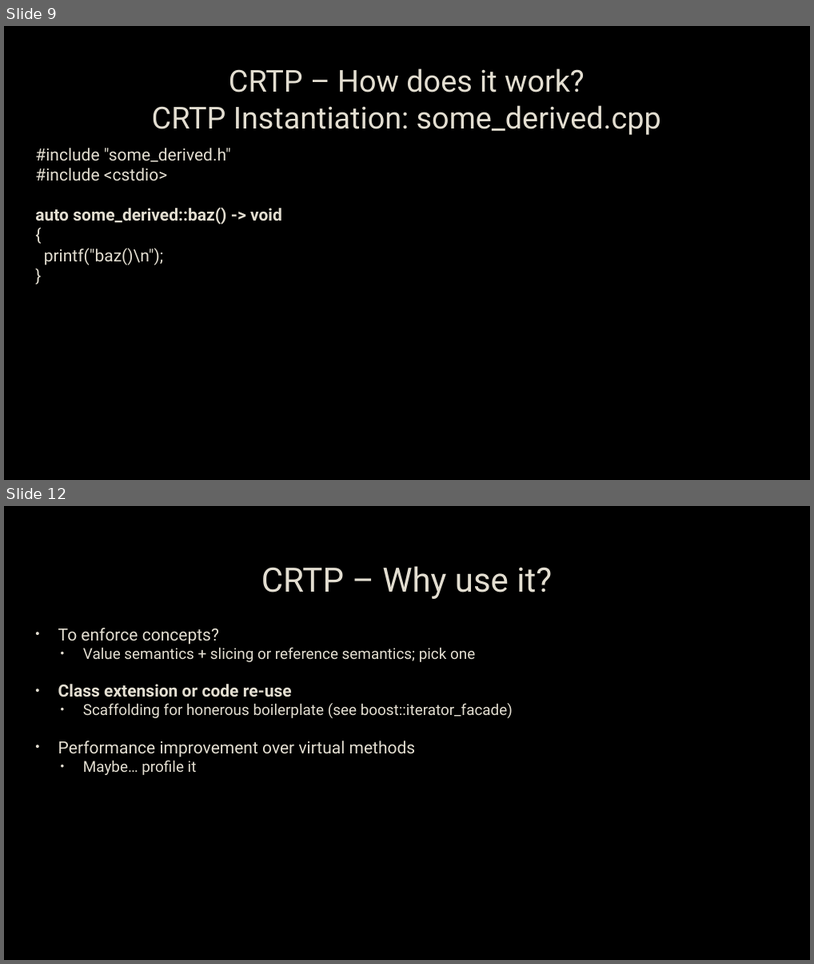
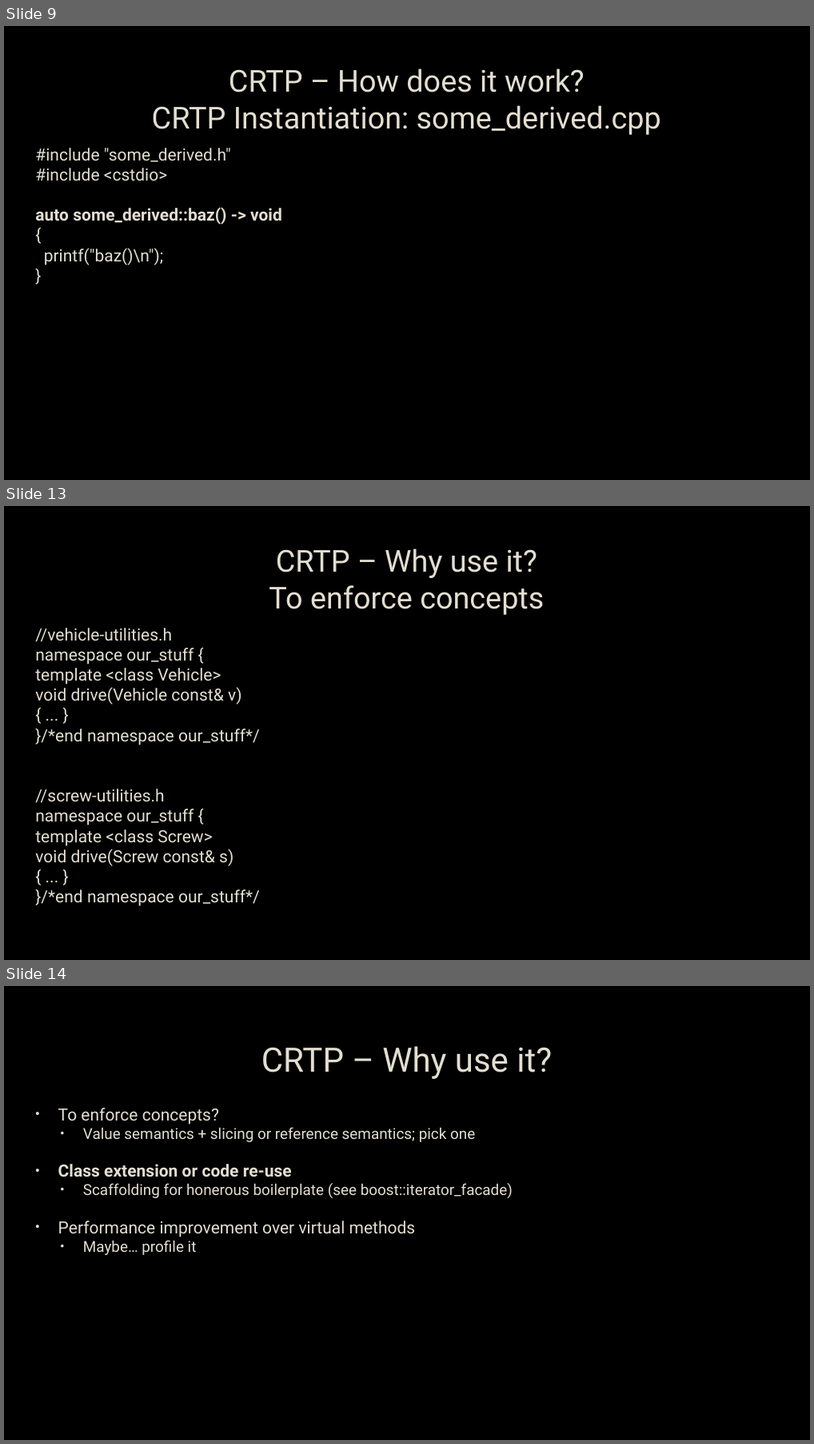
Before and after one commit to capsocrates/crtp-meetup-talk, a slide deck: CRTP.pptx. Shown one above the other, each under a label of ours: slides 9 and 12 before the commit, slides 9, 13 and 14 after it; the slides between them are not shown. The pictures are 814x964 and 814x1444 pixels, drawn with LibreOffice and Linux fonts; fonts in the diff are those of the drawing; background and template pictures are left out. Boxes give left, top, right and bottom in pixels: in the first picture for what was removed or moved away, otherwise in the second. Text is boxed around its words. In the diff, an @@ line names an element or a change of style, - is before the commit and + after.

Commit message:
WIP on adding concept-enforcement to the presentation

```diff
--- a/CRTP.pptx
+++ b/CRTP.pptx
@@ slide 13 added at box(4, 506, 810, 960), background picture (left out) @@
@@ title added at box(269, 548, 544, 615), 36 pt, text #E3DED1 @@
+CRTP – Why use it?
+To enforce concepts
@@ text added at box(35, 628, 260, 906), 20 pt, text #E3DED1 @@
+//vehicle-utilities.h
+namespace our_stuff {
+template <class Vehicle>
+void drive(Vehicle const& v)
+{ ... }
+}/*end namespace our_stuff*/
+//screw-utilities.h
+namespace our_stuff {
+template <class Screw>
+void drive(Screw const& s)
+{ ... }
+}/*end namespace our_stuff*/
@@ what was slide 12 is now slide 14 @@
```
Also in this commit, not shown: 3 slides changed, 1 other slide added, 5 other files.
